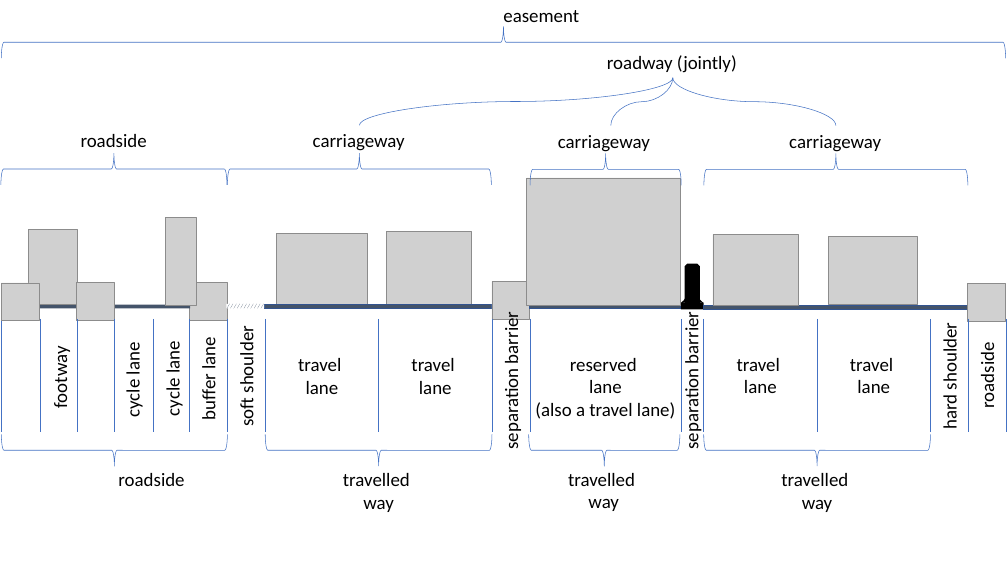
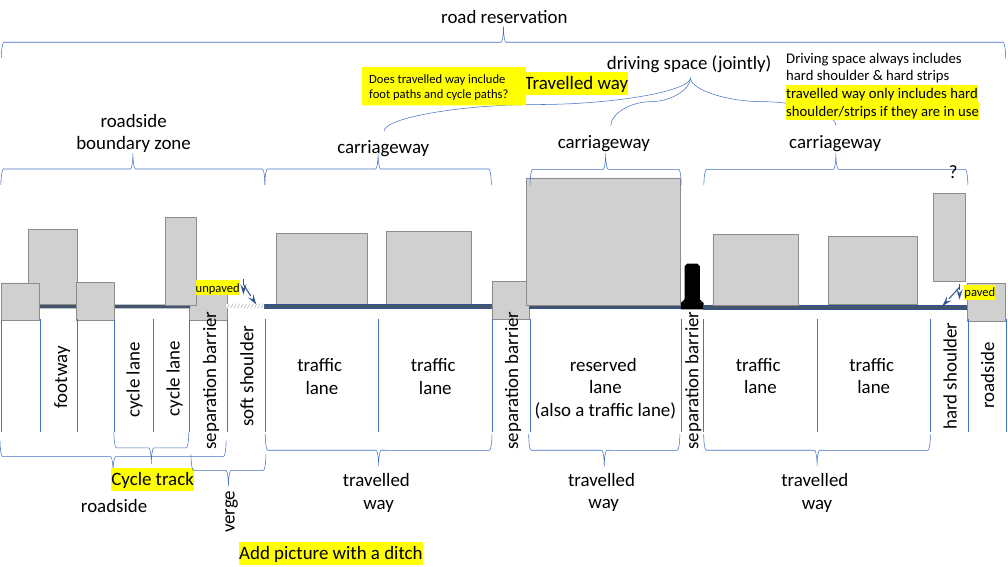
Before and after one commit to ISO-TC204/iso14812, a slide deck: slide 1 of pics.pptx. Drawn at 1008x567 pixels with LibreOffice and Linux fonts; fonts in the diff are those of the drawing; grey boxes stand for pictures. Boxes give left, top, right and bottom in pixels: in the first picture for what was removed or moved away, otherwise in the second. Text is boxed around its words. In the diff, an @@ line names an element or a change of style, - is before the commit and + after.

```diff
--- a/pics.pptx
+++ b/pics.pptx
@@ text at (441,10,568,29): text changed @@
-easement
+road reservation
@@ text at (607,55,772,75): text changed @@
-roadway (jointly)
+driving space (jointly)
@@ text added at (786,52,979,119), 14 pt, text #000000 @@
+Driving space always includes hard shoulder & hard strips travelled way only includes hard shoulder/strips if they are in use
@@ rectangle added at (362,67,526,105), fill #FFFF00, 12 pt, text #000000 @@
+Does travelled way include foot paths and cycle paths?
@@ curved line moved from (359, 126) - (673, 78) to (384, 132) - (690, 78) @@
@@ text added at (525,74,629,95), 18 pt, text #000000 @@
+Travelled way
@@ curved line moved from (611, 126) - (673, 78) to (611, 126) - (690, 78) @@
@@ curved line moved from (836, 126) - (673, 78) to (836, 126) - (690, 78) @@
@@ text "roadside": place and size @@
-text "roadside" at (81,134,147,147)
+text "roadside" at (76,114,190,155)
@@ text at (76,136,190,155): paragraph added @@
+boundary zone
@@ text "carriageway": place and size @@
-text "carriageway" at (313,134,405,151)
+text "carriageway" at (337,140,429,159)
@@ right brace: place and size @@
-right brace at (1,153,227,185)
+right brace at (1,153,265,185)
@@ right brace: place and size @@
-right brace at (227,153,491,185)
+right brace at (265,154,492,185)
@@ text added at (941,157,966,187), 18 pt, text #000000 @@
+?
@@ picture added at (934,194,966,281) @@
@@ accent callout added at (196,280,248,295), outline #325491 1 pt, 12 pt, text #000000 @@
+unpaved
@@ accent callout added at (965,284,1008,299), outline #325491 1 pt, 12 pt, text #000000 @@
+paved
@@ text added at (198,317,221,447), 18 pt, text #000000 @@
+separation barrier
@@ text removed at (197,340,220,419) @@
-buffer lane
@@ text at (297,358,342,371): text changed @@
-travel
+traffic
@@ text at (411,358,456,371): text changed @@
-travel
+traffic
@@ text at (736,358,781,371): text changed @@
-travel
+traffic
@@ text at (849,358,894,371): text changed @@
-travel
+traffic
@@ text at (535,402,676,419): text changed @@
-(also a travel lane)
+(also a traffic lane)
@@ right brace: place and size @@
-right brace at (1,434,227,466)
+right brace at (0,440,226,472)
@@ right brace added at (114,432,189,464), outline #4472C4 0.5 pt @@
@@ text added at (111,470,194,488), 18 pt, text #000000 @@
+Cycle track
@@ right brace added at (191,455,266,487), outline #4472C4 0.5 pt @@
@@ text "roadside": place and size @@
-text "roadside" at (118,473,184,486)
+text "roadside" at (81,499,147,512)
@@ text added at (217,495,240,532), 18 pt, text #000000 @@
+verge
@@ text added at (239,546,422,562), 18 pt, text #000000 @@
+Add picture with a ditch
```
Also in this commit, not shown: 3 slides added, 1 other file.
